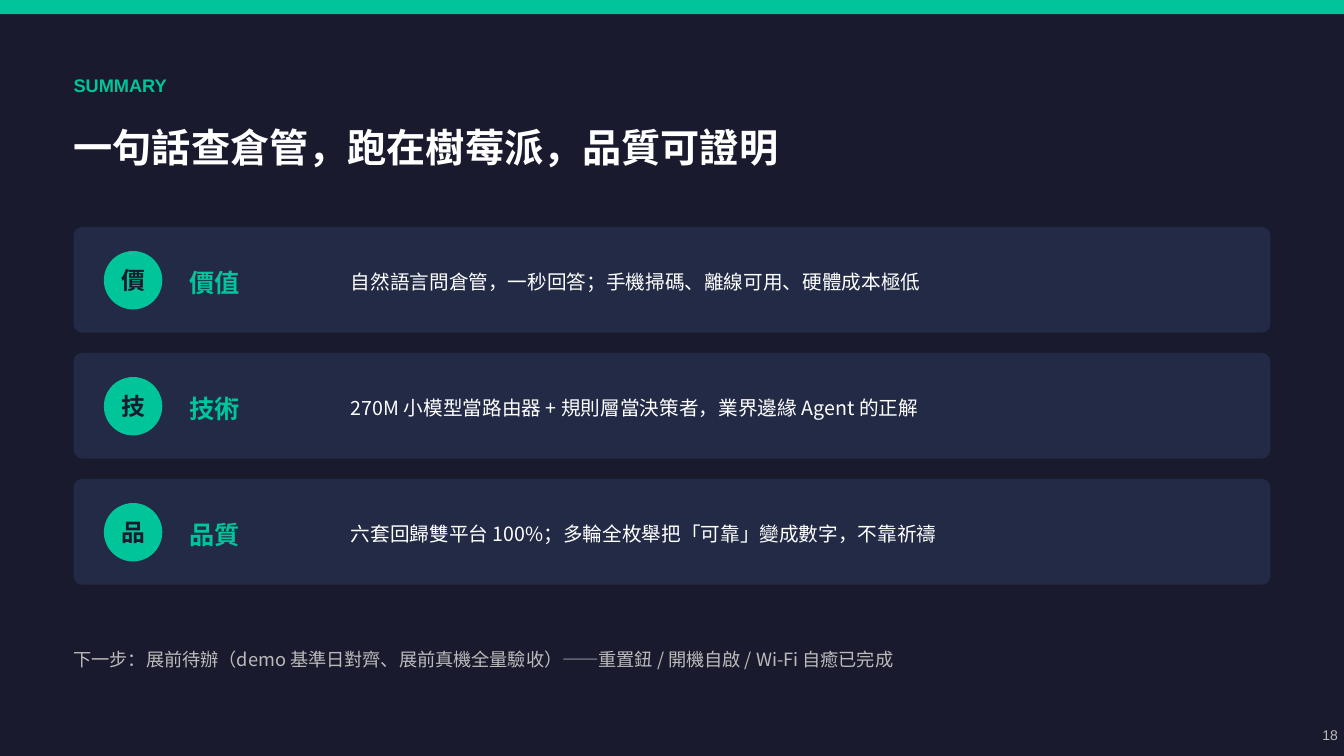
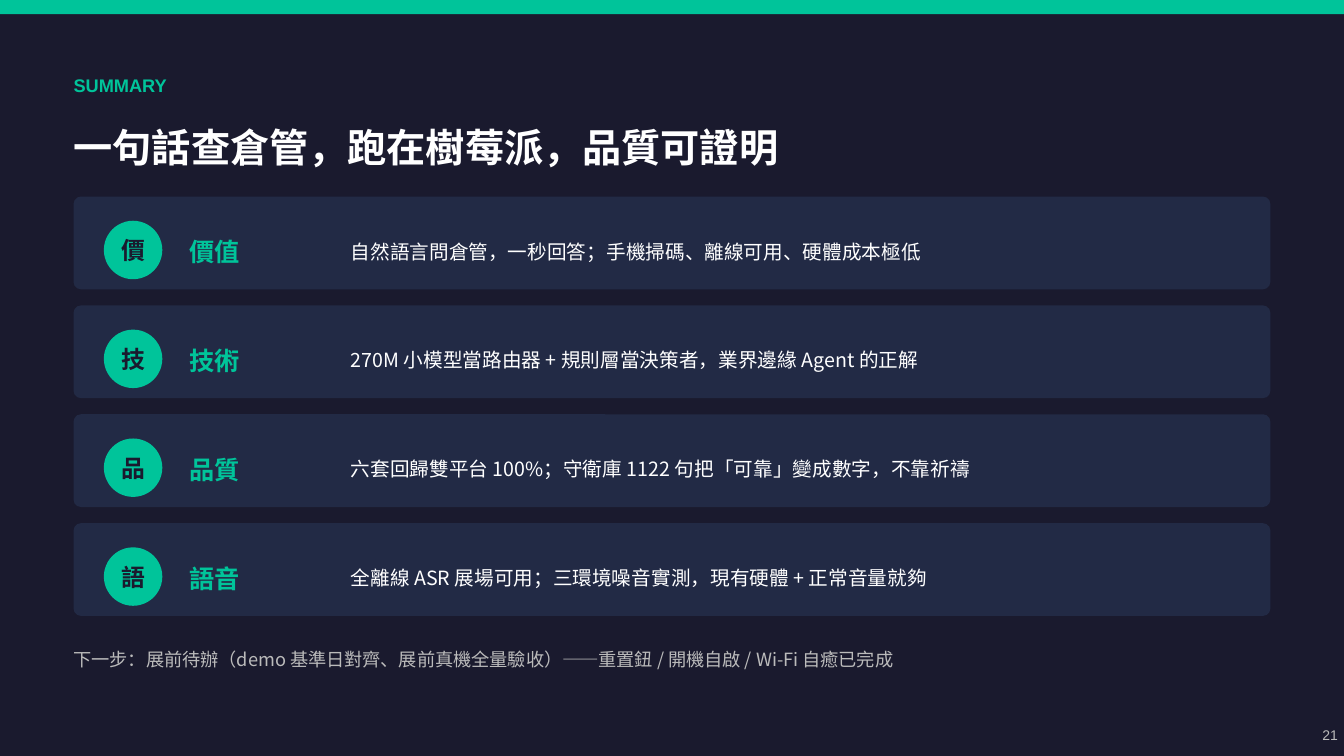
Before and after one commit to chunyen627-afk/warehouse-v2-agent, a slide deck: slide 21 of 倉管Agent_專案簡報.pptx (slide 18 before the commit). Drawn at 1344x756 pixels with LibreOffice and Linux fonts; fonts in the diff are those of the drawing. Boxes give left, top, right and bottom in pixels: in the first picture for what was removed or moved away, otherwise in the second. Text is boxed around its words. In the diff, an @@ line names an element or a change of style, - is before the commit and + after.

```diff
--- a/倉管Agent_專案簡報.pptx
+++ b/倉管Agent_專案簡報.pptx
@@ rounded rectangle: place and size @@
-rounded rectangle at (74,227,1270,333)
+rounded rectangle at (74,197,1270,289)
@@ 3 texts, 1 ellipse: place and size @@
-3 texts, 1 ellipse at (104,251,921,310)
+3 texts, 1 ellipse at (104,221,921,279)
@@ rounded rectangle: place and size @@
-rounded rectangle at (74,353,1270,459)
+rounded rectangle at (74,306,1270,398)
@@ 3 texts, 1 ellipse: place and size @@
-3 texts, 1 ellipse at (104,377,918,436)
+3 texts, 1 ellipse at (104,330,918,388)
@@ rounded rectangle: place and size @@
-rounded rectangle at (74,479,1270,585)
+rounded rectangle at (74,414,1270,507)
@@ 2 texts, 1 ellipse: place and size @@
-2 texts, 1 ellipse at (104,503,240,562)
+2 texts, 1 ellipse at (104,439,240,497)
@@ text at (351,459,970,479): text changed @@
-六套回歸雙平台 100%；多輪全枚舉把「可靠」變成數字，不靠祈禱
+六套回歸雙平台 100%；守衛庫 1122 句把「可靠」變成數字，不靠祈禱
@@ rounded rectangle added at (74,523,1270,616), fill #222A45 @@
@@ ellipse added at (104,547,162,606), fill #00C49A @@
@@ text added at (121,566,145,588), 17 pt, text #1A1A2E, bold @@
+語
@@ text added at (190,566,240,590), 18 pt, text #00C49A, bold @@
+語音
@@ text added at (351,568,927,588), 14 pt, text #FFFFFF @@
+全離線 ASR 展場可用；三環境噪音實測，現有硬體 + 正常音量就夠
@@ text at (1322,730,1338,740): text changed @@
-18
+21
```
Also in this commit, not shown: 3 other slides changed, 3 slides added, 1 other file.
